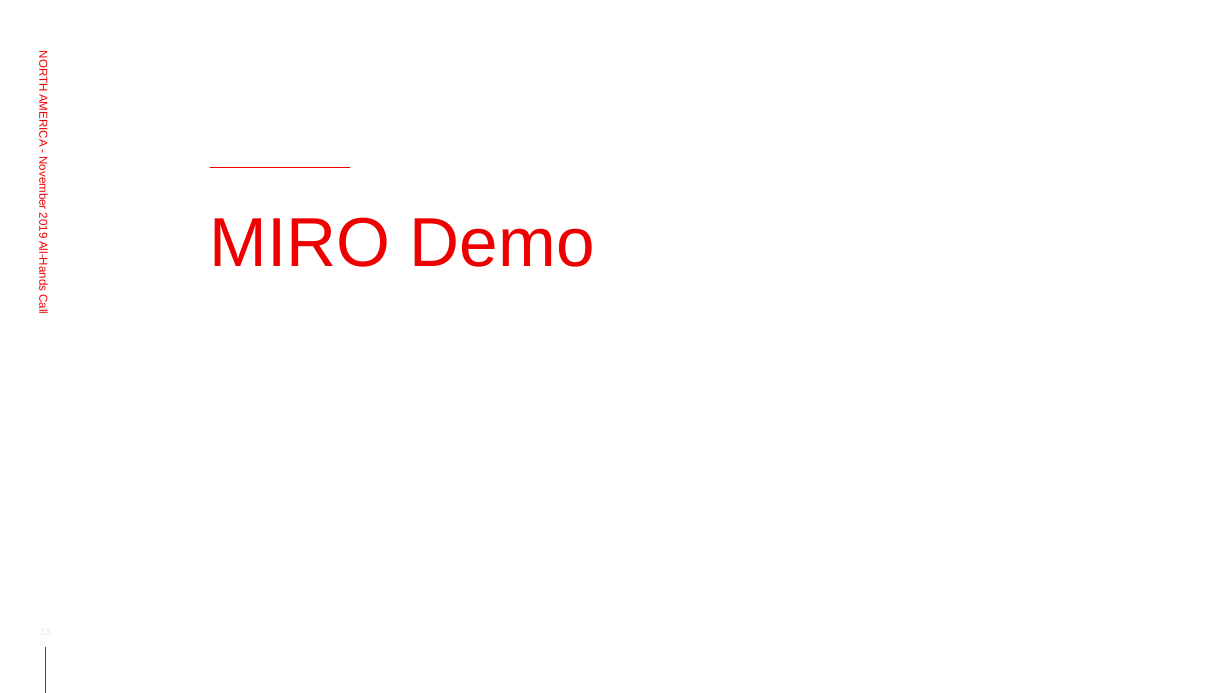
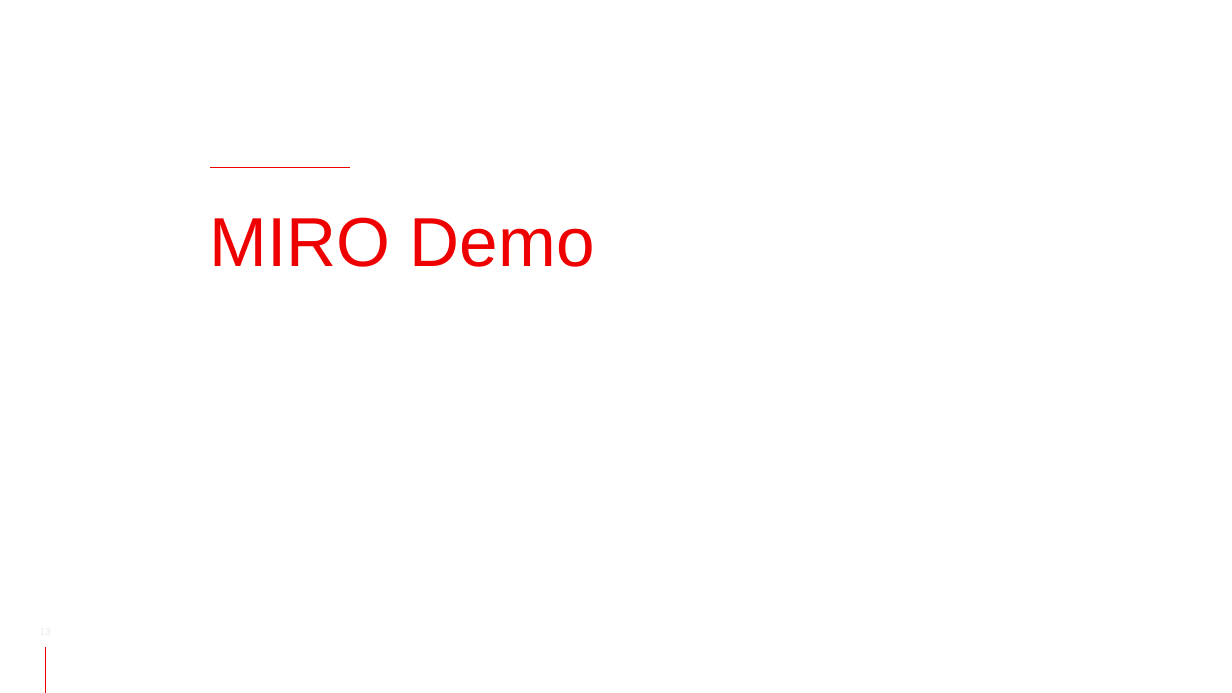
Before and after one commit to tmichett/do500_handouts, a slide deck: slide 13 of DO500VT - Intro.pptx. Drawn at 1232x693 pixels with LibreOffice and Linux fonts; fonts in the diff are those of the drawing; background and template pictures are left out. Boxes give left, top, right and bottom in pixels: in the first picture for what was removed or moved away, otherwise in the second. Text is boxed around its words. In the diff, an @@ line names an element or a change of style, - is before the commit and + after.

```diff
--- a/DO500VT - Intro.pptx
+++ b/DO500VT - Intro.pptx
@@ subtitle removed at (37,55,50,313) @@
-NORTH AMERICA - November 2019 All-Hands Call
```
Also in this commit, not shown: 1 other slide changed, 6 slides added, 3 other files.
